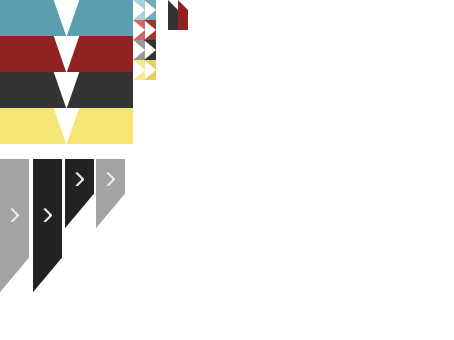
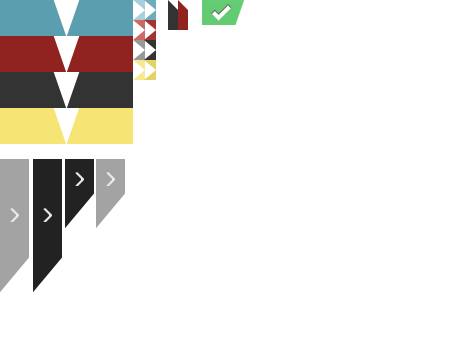
Layered file, before and after one edit (454 x 340). Changes by layer:
added layer "Calque 4" above "Calque 3" over 211, 4, 231, 21
added layer "Calque 3" above "Calque 1 copie 2" over 202, 0, 244, 25
